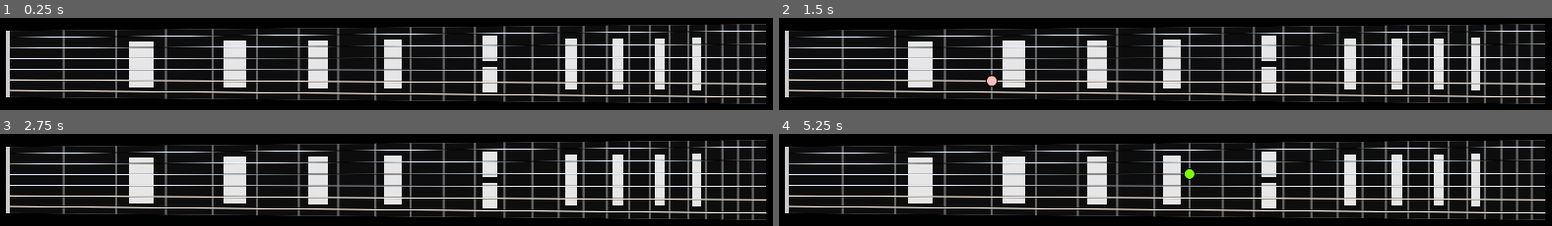
Above: before the commit, frames 1-4 (two rows, left to right).
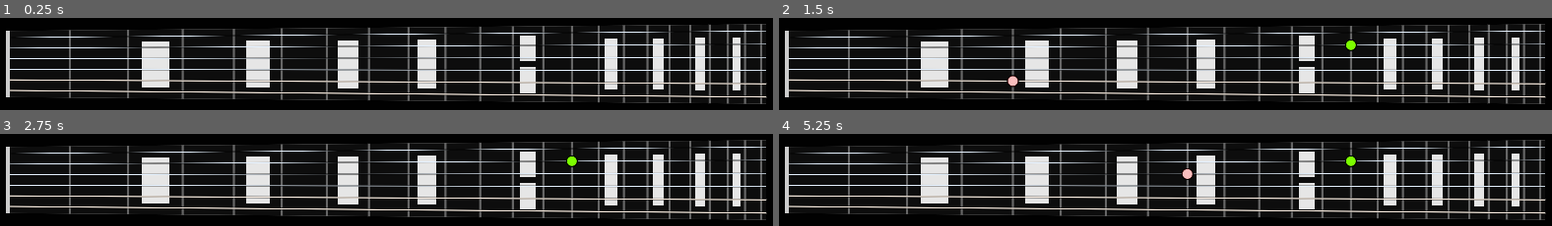
Above: after the commit, the same moments.

Repository: alexander-smoktal/guitar-master
Game: Godot game, scene res://Fretboard/FretboardScene.tscn
The game is run twice, just before and just after one commit, with the same random seed, the same clock (stepped at 60 frames per second) and the same inputs.
Inputs (mouse positions are in pixels of both pictures, inside the frame that each line leads up to):
- Up to frame 1 (0.25 s): no input
- Up to frame 2 (1.5 s): tap Enter at 0.5 s; move the mouse to (1335, 41) at 0.52 s; click (1335, 41) at 0.67 s; tap Space at 1.25 s; move the mouse to (1010, 86) at 1.27 s; click (1010, 86) at 1.42 s
- Up to frame 3 (2.75 s): tap Enter at 2 s; move the mouse to (outside the picture) at 2.02 s; click (outside the picture) at 2.17 s
- Up to frame 4 (5.25 s): tap Space at 2.75, 4.25 s; move the mouse to (outside the picture) at 2.77 s; click (outside the picture) at 2.92 s; tap Enter at 3.5 s; move the mouse to (outside the picture) at 3.52 s; click (outside the picture) at 3.67 s; move the mouse to (outside the picture) at 4.27 s; click (outside the picture) at 4.42 s; move the mouse to (1204, 180) at 5.02 s; click (1204, 180) at 5.17 s

The runs differ from the first frame. In frame 1, 24% of the frame differs, in the area x 8-99%, y 6-94%; in frame 2, 24%; in frame 3, 24%; in frame 4, 24%.

Commit message:
Reduce number of frets to 22

Diff:
--- a/Fretboard/Fretboard.gd
+++ b/Fretboard/Fretboard.gd
@@ -8,8 +8,8 @@
 const BOARD_WIDTH = 0.15
 # Board margin in pixels
 const BOARD_MARGIN = 30
-const NUM_FRETS = 24
-const FRET_POSITION_DIVIDER = 17.817
+const NUM_FRETS = 22
+const FRET_POSITION_DIVIDER = 16
 
 var frets: Array[DataTypes.Fret]
 var strings: Array[DataTypes.AString]
--- a/MusicTheory/Notes.gd
+++ b/MusicTheory/Notes.gd
@@ -36,8 +36,7 @@
     'E5': load('res://Sounds/E5.ogg'), 'F5': load('res://Sounds/F5.ogg'), 'F#5': load('res://Sounds/F#5.ogg'),
     'G5': load('res://Sounds/G5.ogg'), 'G#5': load('res://Sounds/G#5.ogg'), 'A5': load('res://Sounds/A5.ogg'),
     'A#5': load('res://Sounds/A#5.ogg'), 'B5': load('res://Sounds/B5.ogg'), 'C6': load('res://Sounds/C6.ogg'),
-    'C#6': load('res://Sounds/C6.ogg'), 'D6': load('res://Sounds/C6.ogg'), 'D#6': load('res://Sounds/C6.ogg'),
-    'E6': load('res://Sounds/C6.ogg'),
+    'C#6': load('res://Sounds/C#6.ogg'), 'D6': load('res://Sounds/D6.ogg'),
 }
 
 func _init(a_note: int, an_octave):
